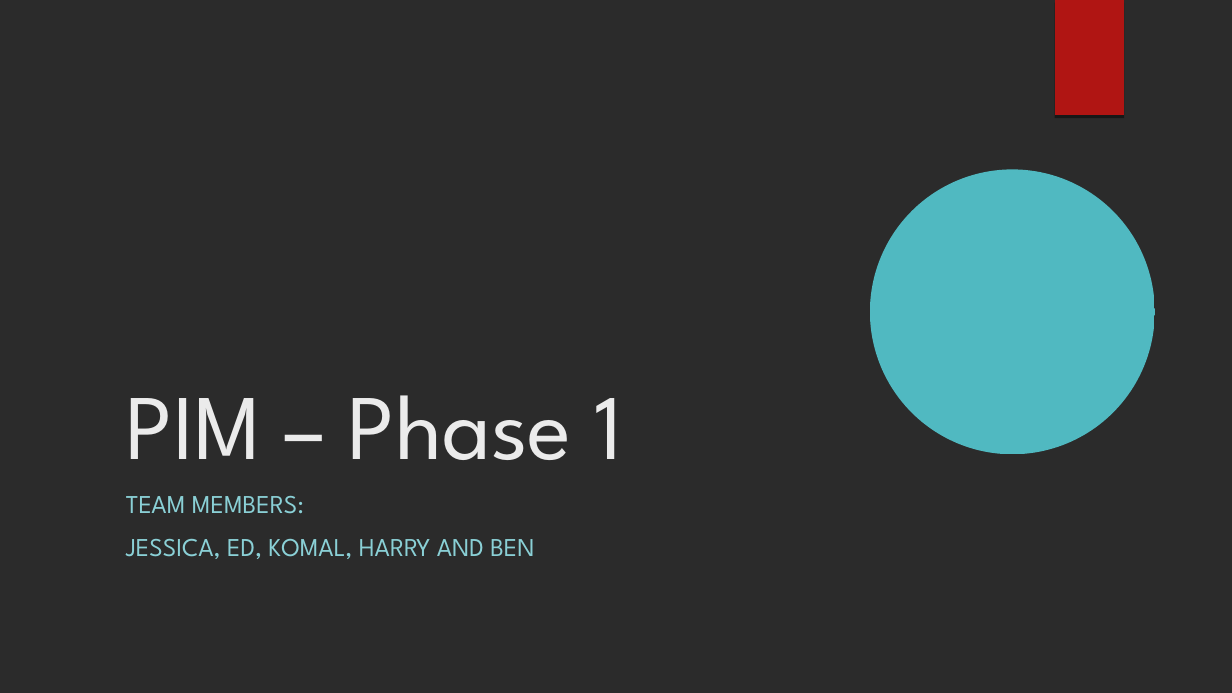
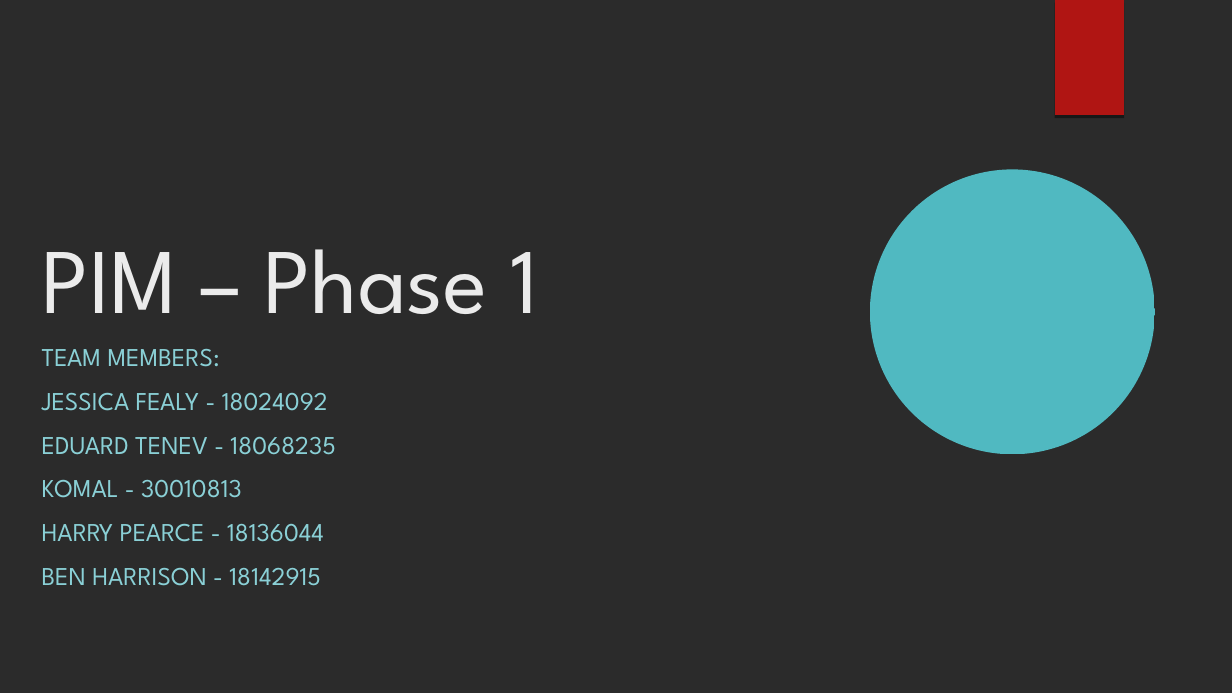
Before and after one commit to BenB33/ProfessionalismTeam2, a slide deck: slide 1 of PIM – Phase 1.odp. Drawn at 1232x693 pixels with LibreOffice and Linux fonts; fonts in the diff are those of the drawing; background and template pictures are left out; a plain dark background stands for a picture behind light text. Boxes give left, top, right and bottom in pixels: in the first picture for what was removed or moved away, otherwise in the second. Text is boxed around its words. In the diff, an @@ line names an element or a change of style, - is before the commit and + after.

```diff
--- a/PIM – Phase 1.odp
+++ b/PIM – Phase 1.odp
@@ title "PIM – Phase 1": place and size @@
-title "PIM – Phase 1" at (126, 395, 623, 460)
+title "PIM – Phase 1" at (42, 249, 538, 314)
@@ subtitle "TEAM MEMBERS:": place and size @@
-subtitle "TEAM MEMBERS:" at (126, 496, 534, 559)
+subtitle "TEAM MEMBERS:" at (42, 349, 335, 586)
@@ subtitle at (42, 393, 335, 586): text changed @@
-JESSICA, ED, KOMAL, HARRY AND BEN
+JESSICA FEALY - 18024092
+EDUARD TENEV - 18068235
+KOMAL - 30010813
+HARRY PEARCE - 18136044
+BEN HARRISON - 18142915
```
Also in this commit, not shown: 2 other slides changed.
